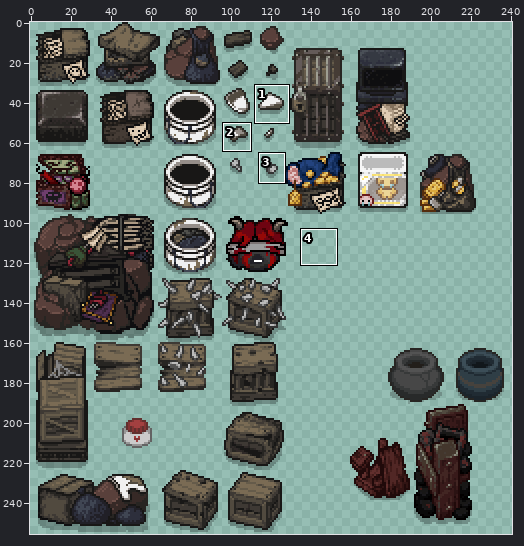
Sprite sheet, stored at resources/gfx/grid/rocks_hoardbasement.png. The picture above shows the old version from afar; the outline marks the close-up.
Close-up. As it was:
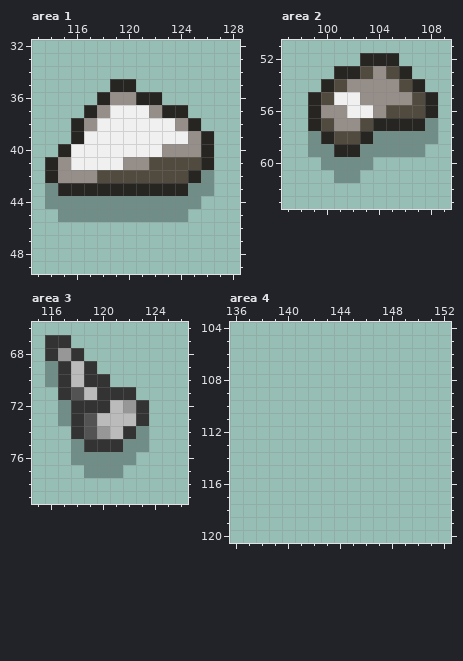
The file is 256x256 pixels. Pixels under 10% opacity are left out. Colours within 5 levels of each other are drawn and written as one. Shown: area 1: x 113..128, y 32..49; area 2: x 97..109, y 51..63; area 3: x 115..126, y 66..79; area 4: x 136..152, y 104..120. The wide view leaves out empty margins. The commit also changed other parts of the picture, which this record leaves out.
And afterwards:
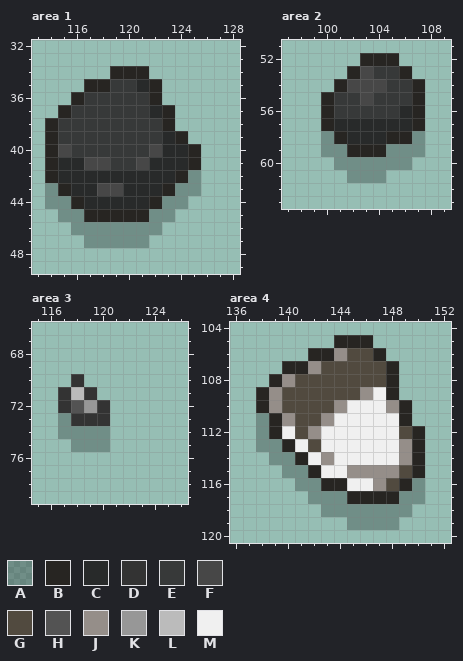
Palette (. is transparent): A #00000040  B #272522  C #282a2a  D #333333  E #373939  F #474747  G #514a3f  H #535353  J #958e89  K #979797  L #bbbbbb  M #f0f0f0
The exact change:
{"where": "area 1"}
{"y":34,"x":119,"old":"...","new":"BBB"}
{"y":35,"x":117,"old":"..BB..","new":"BBEECB"}
{"y":36,"x":116,"old":"..BJJB","new":"BEEEEE"}
{"y":37,"x":115,"old":"..BJMMMJ","new":"BEEEEEEC"}
{"y":37,"x":124,"old":"B","new":"."}
{"y":38,"x":114,"old":"..BJMMMMMMJB","new":"BEEEEEEEEB.."}
{"y":39,"x":114,"old":"..BMMMMMMMMJB","new":"BEEEEEEEECB.."}
{"y":40,"x":114,"old":".BMMMMMMMJJJB","new":"BFEEEEEEFCCB."}
{"y":41,"x":115,"old":"JMMMMJJGGGGB","new":"CCFFEEFCCCB."}
{"y":42,"x":115,"old":"JJJGGGGGGGBA","new":"CCCCCCCCCBA."}
{"y":43,"x":116,"old":"BBBBBBB","new":"CCFFCCC"}
{"y":43,"x":124,"old":"B","new":"A"}
{"y":43,"x":126,"old":"A","new":"."}
{"y":44,"x":116,"old":"AAAAAAA","new":"BCCCCCB"}
{"y":44,"x":125,"old":"A","new":"."}
{"y":45,"x":117,"old":"AAAAA","new":"BBBBB"}
{"y":45,"x":124,"old":"A","new":"."}
{"y":46,"x":116,"old":".......","new":"AAAAAAA"}
{"y":47,"x":117,"old":".....","new":"AAAAA"}
{"where": "area 2"}
{"y":53,"x":101,"old":"B","new":"."}
{"y":53,"x":103,"old":"GJG","new":"FEE"}
{"y":54,"x":100,"old":"BGJJJJG","new":".BFFFEE"}
{"y":55,"x":99,"old":"BGMMJJJJGB","new":".BEEFEEEB."}
{"y":56,"x":99,"old":"BJJMMJGGGB","new":".BEEEEECB."}
{"y":57,"x":99,"old":"BGJJGBBB","new":".BCCCCCC"}
{"y":57,"x":108,"old":"A","new":"."}
{"y":58,"x":99,"old":"ABGGBAAA","new":".ABCCCBB"}
{"y":58,"x":108,"old":"A","new":"."}
{"y":59,"x":99,"old":"A","new":"."}
{"y":59,"x":101,"old":"B","new":"A"}
{"y":59,"x":103,"old":"AA","new":"BB"}
{"y":60,"x":100,"old":"A","new":"."}
{"y":60,"x":104,"old":"...","new":"AAA"}
{"y":61,"x":101,"old":"A","new":"."}
{"y":61,"x":103,"old":"..","new":"AA"}
{"where": "area 3"}
{"y":67,"x":116,"old":"DD","new":".."}
{"y":68,"x":116,"old":"DKD","new":"..."}
{"y":69,"x":116,"old":"ADLD","new":"...."}
{"y":70,"x":116,"old":"ADLDD","new":"..D.."}
{"y":71,"x":118,"old":"HLDDD","new":"LD..."}
{"y":72,"x":117,"old":"ADD","new":"DHK"}
{"y":72,"x":121,"old":"LKD","new":"..."}
{"y":73,"x":119,"old":"HLLLD","new":"DD..."}
{"y":74,"x":117,"old":".DHKLDA","new":"AAAA..."}
{"y":75,"x":119,"old":"DDDAA","new":"AA..."}
{"y":76,"x":118,"old":"AAAAA","new":"....."}
{"y":77,"x":119,"old":"AAA","new":"..."}
{"where": "area 4"}
{"y":105,"x":144,"old":"...","new":"BBB"}
{"y":106,"x":142,"old":"......","new":"BBJGGB"}
{"y":107,"x":140,"old":".........","new":"BBJGGGGGB"}
{"y":108,"x":139,"old":"..........","new":"BJGGGGGGGB"}
{"y":109,"x":138,"old":"...........","new":"BJGGGGGGJMB"}
{"y":110,"x":138,"old":"............","new":"BJGGGGJMMMJB"}
{"y":111,"x":138,"old":"............","new":"ABJGGJMMMMMB"}
{"y":112,"x":138,"old":".............","new":"ABMGJMMMMMMGB"}
{"y":113,"x":138,"old":".............","new":"AABMGMMMMMMJB"}
{"y":114,"x":139,"old":"............","new":"AABMJMMMMMJB"}
{"y":115,"x":140,"old":"...........","new":"AABMMJJJJGB"}
{"y":116,"x":141,"old":"..........","new":"AABBMMJGBA"}
{"y":117,"x":142,"old":".........","new":"AAABBBBAA"}
{"y":118,"x":143,"old":".......","new":"AAAAAAA"}
{"y":119,"x":145,"old":"....","new":"AAAA"}
{"label":"changed","picture_box":[45,66,214,248]}
{"label":"changed","picture_box":[308,66,438,183]}
{"label":"changed","picture_box":[45,335,149,478]}
{"label":"added","picture_box":[256,335,425,530]}
